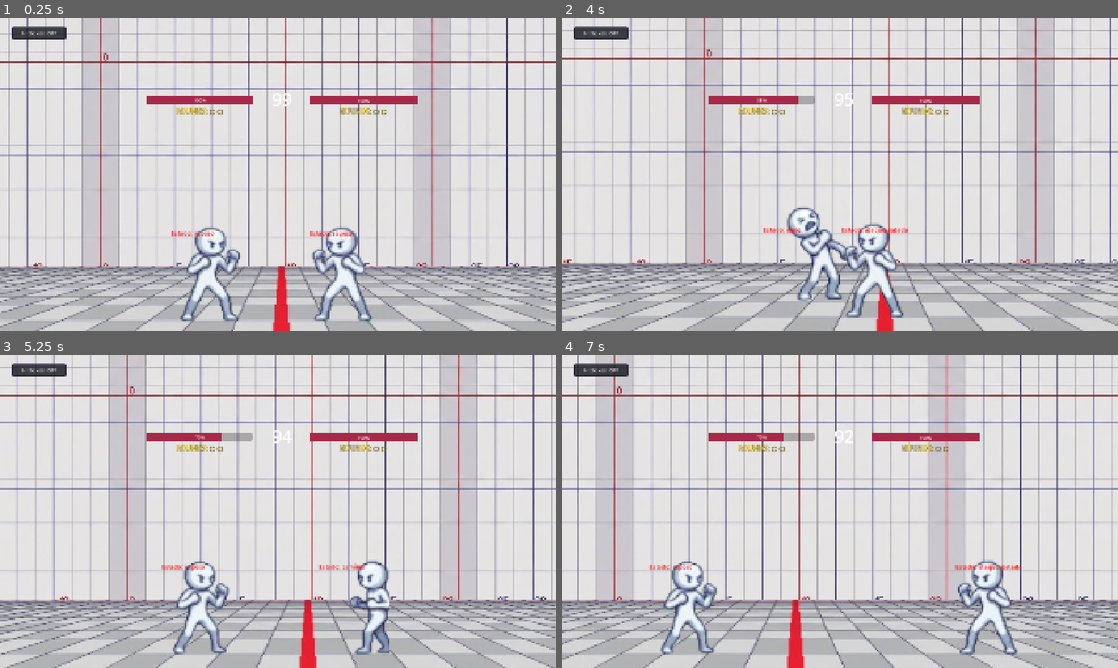
Above: before the commit, frames 1-4 (two rows, left to right).
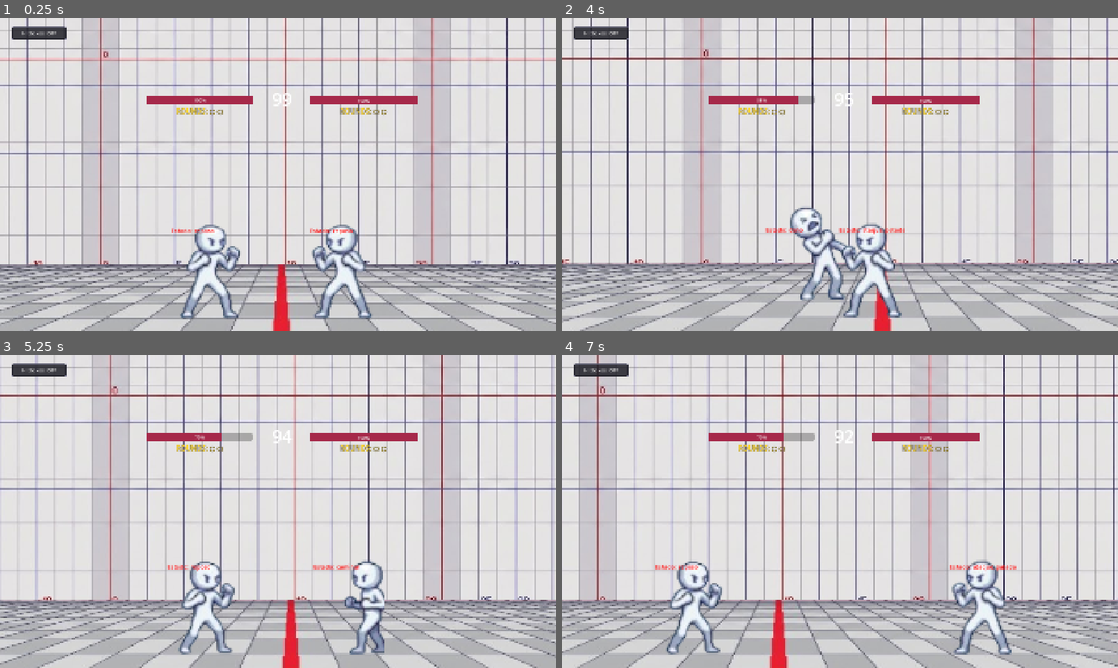
Above: after the commit, the same moments.

Repository: Sergio-Rojas27/GNDU
Game: Godot game, scene res://escenario_(prueba).tscn
Same seed, same stepped clock (60 frames per second), same inputs: the game is played once before the commit and once after it.
Inputs:
- Up to frame 1 (0.25 s): no input
- Up to frame 2 (4 s): tap Enter (ui_accept) at 0.5, 0.77, 1.52, 3.02, 3.77 s; hold Right (ui_right) 0.53-2.03 s; hold Left (ui_left) from 2.03 s (still down)
- Up to frame 3 (5.25 s): release Left (ui_left) at 4.28 s; hold Right (ui_right) from 4.28 s (still down); tap Enter (ui_accept) at 4.52 s
- Up to frame 4 (7 s): keep holding Right (ui_right); tap Enter (ui_accept) at 6.02, 6.77 s

The runs differ from the first frame. In frame 1, 17% of the frame differs, in the area x 0-100%, y 3-100%; in frame 2, 18%; in frame 3, 31%; in frame 4, 32%, in the area x 0-100%, y 0-100%.

Commit message:
Limites de camara, mejora de agarre y btn de reincio de combate

Diff:
--- a/nucleo3_combate/Camara.gd
+++ b/nucleo3_combate/Camara.gd
@@ -12,7 +12,13 @@
 func _ready() -> void:
 	make_current()
 
+func _physics_process(delta: float) -> void:
+	_actualizar_camara(delta)
+
 func _process(delta: float) -> void:
+	_actualizar_camara(delta)
+
+func _actualizar_camara(delta: float) -> void:
 	if not jugador_1 or not jugador_2:
 		return
 
--- a/nucleo3_combate/escenario_(prueba).gd
+++ b/nucleo3_combate/escenario_(prueba).gd
@@ -18,6 +18,7 @@
 @export var label_rounds_j1: Label
 @export var label_rounds_j2: Label
 @export var boton_hitboxes: Button
+@export var boton_reiniciar: Button
 
 const MAX_ROUNDS: int = 2
 
@@ -60,6 +61,10 @@
 	if boton_hitboxes:
 		boton_hitboxes.pressed.connect(_on_boton_hitboxes_pressed)
 		_actualizar_texto_boton_hitboxes()
+
+	if boton_reiniciar:
+		boton_reiniciar.visible = false
+		boton_reiniciar.pressed.connect(_on_boton_reiniciar_pressed)
 
 	_actualizar_labels_rounds()
 
@@ -161,6 +166,50 @@
 		reloj_combate.stop()
 	if texto_victoria:
 		texto_victoria.text = mensaje
+	if boton_reiniciar:
+		boton_reiniciar.visible = true
+
+func _on_boton_reiniciar_pressed() -> void:
+	reiniciar_combate_completo()
+
+func reiniciar_combate_completo() -> void:
+	combate_finalizado = false
+	round_terminado = false
+	round_actual = 1
+	rounds_j1 = 0
+	rounds_j2 = 0
+	tiempo_restante = 99
+
+	if boton_reiniciar:
+		boton_reiniciar.visible = false
+
+	if texto_tiempo:
+		texto_tiempo.text = str(tiempo_restante)
+
+	_actualizar_labels_rounds()
+
+	if jugador1 and jugador1.has_method("reiniciar_para_round"):
+		jugador1.reiniciar_para_round(pos_inicial_j1)
+	if jugador2 and jugador2.has_method("reiniciar_para_round"):
+		jugador2.reiniciar_para_round(pos_inicial_j2)
+
+	if barra_vida_j1 and jugador1:
+		barra_vida_j1.value = jugador1.current_hp
+	if barra_vida_j2 and jugador2:
+		barra_vida_j2.value = jugador2.current_hp
+
+	if texto_victoria:
+		texto_victoria.text = "¡ROUND 1!\n¡PELEEN!"
+
+	await get_tree().create_timer(1.2).timeout
+	if combate_finalizado:
+		return
+
+	if texto_victoria:
+		texto_victoria.text = ""
+
+	if reloj_combate:
+		reloj_combate.start()
 
 func _on_reloj_combate_timeout() -> void:
 	if round_terminado or combate_finalizado:
--- a/nucleo3_combate/escenario_(prueba).tscn
+++ b/nucleo3_combate/escenario_(prueba).tscn
@@ -27,10 +27,22 @@
 corner_radius_bottom_right = 6
 corner_radius_bottom_left = 6
 
+[sub_resource type="StyleBoxFlat" id="StyleBoxFlat_btn_reiniciar"]
+bg_color = Color(0.12, 0.15, 0.25, 0.95)
+border_width_left = 3
+border_width_top = 3
+border_width_right = 3
+border_width_bottom = 3
+border_color = Color(0.3, 0.7, 1, 1)
+corner_radius_top_left = 8
+corner_radius_top_right = 8
+corner_radius_bottom_right = 8
+corner_radius_bottom_left = 8
+
 [sub_resource type="RectangleShape2D" id="RectangleShape2D_g4v7s"]
 size = Vector2(2032, 33)
 
-[node name="Escenario (Prueba)" type="Node2D" unique_id=1323861093 node_paths=PackedStringArray("jugador1", "jugador2", "texto_tiempo", "reloj_combate", "barra_vida_j1", "barra_vida_j2", "texto_victoria", "label_rounds_j1", "label_rounds_j2", "boton_hitboxes")]
+[node name="Escenario (Prueba)" type="Node2D" unique_id=1323861093 node_paths=PackedStringArray("jugador1", "jugador2", "texto_tiempo", "reloj_combate", "barra_vida_j1", "barra_vida_j2", "texto_victoria", "label_rounds_j1", "label_rounds_j2", "boton_hitboxes", "boton_reiniciar")]
 position = Vector2(1, 0)
 script = ExtResource("1_wkpad")
 jugador1 = NodePath("Jugador")
@@ -43,6 +55,7 @@
 label_rounds_j1 = NodePath("CanvasLayer/Control/Rounds_P1")
 label_rounds_j2 = NodePath("CanvasLayer/Control/Rounds_P2")
 boton_hitboxes = NodePath("CanvasLayer/Control/Boton_Hitboxes")
+boton_reiniciar = NodePath("CanvasLayer/Control/Boton_Reiniciar")
 
 [node name="CanvasLayer" type="CanvasLayer" parent="." unique_id=1085862283]
 
@@ -127,6 +140,20 @@
 theme_override_colors/font_color = Color(0, 0, 0, 1)
 theme_override_font_sizes/font_size = 80
 horizontal_alignment = 1
+
+[node name="Boton_Reiniciar" type="Button" parent="CanvasLayer/Control" unique_id=987654321]
+visible = false
+layout_mode = 0
+offset_left = 770.0
+offset_top = 615.0
+offset_right = 1150.0
+offset_bottom = 680.0
+focus_mode = 0
+theme_override_colors/font_color = Color(1, 1, 1, 1)
+theme_override_colors/font_hover_color = Color(0.4, 0.85, 1, 1)
+theme_override_font_sizes/font_size = 22
+theme_override_styles/normal = SubResource("StyleBoxFlat_btn_reiniciar")
+text = "REINICIAR COMBATE"
 
 [node name="Fondo" type="Sprite2D" parent="." unique_id=767365593]
 position = Vector2(954.2501, 514.38245)
--- a/nucleo3_combate/jugador(porsia).gd
+++ b/nucleo3_combate/jugador(porsia).gd
@@ -95,6 +95,10 @@
 			if hitbox_baja_collision: hitbox_baja_collision.disabled = false
 
 func _actualizar_hurtbox() -> void:
+	if estado_actual in ["derrota", "en_suelo"]:
+		if hurtbox_estandar_collision: hurtbox_estandar_collision.disabled = true
+		if hurtbox_baja_collision: hurtbox_baja_collision.disabled = true
+		return
 	var esta_agachado = estado_actual in ["agachado", "bloqueo_bajo", "ataque_punio_abajo", "ataque_patada_abajo"]
 	if hurtbox_estandar_collision:
 		hurtbox_estandar_collision.disabled = esta_agachado
@@ -132,7 +136,7 @@
 	else:
 		mirando_derecha = (player_id == 1)
 
-	if estado_actual not in ["dano", "derrota", "agarrado", "lanzado"]:
+	if estado_actual not in ["dano", "derrota", "agarrado", "lanzado", "caida_rebote", "en_suelo"]:
 		sprite.flip_h = not mirando_derecha
 		var dir_x = 1.0 if mirando_derecha else -1.0
 		if hitbox_alta: hitbox_alta.scale.x = dir_x
@@ -142,10 +146,12 @@
 	if estado_actual == "agarrado":
 		return
 
-	if estado_actual in ["dano", "derrota", "lanzado"]:
+	if estado_actual in ["dano", "derrota", "lanzado", "caida_rebote", "en_suelo"]:
 		var estaba_en_aire = not is_on_floor()
 		if not is_on_floor():
 			velocity += get_gravity() * delta
+		else:
+			velocity.x = move_toward(velocity.x, 0, 600.0 * delta)
 
 		# Pushbox Suave pasiva
 		if rival:
@@ -153,30 +159,31 @@
 			if abs(dist_x) < 40 and global_position.y < rival.global_position.y - 10:
 				velocity.x += (150.0 if dist_x > 0 else -150.0)
 
-		# --- LÍMITE DE PANTALLA TIPO MORTAL KOMBAT ---
-		if rival and estado_actual not in ["dano", "derrota", "agarrado", "lanzado"]:
-			var distancia_al_rival = abs(global_position.x - rival.global_position.x)
-
-			# Ajusta este número: es el ancho máximo que la cámara les permite separarse.
-			# Con un zoom de 1.3, el valor ideal ronda los 1200 o 1300 píxeles.
-			var distancia_maxima = 1300.0
-
-			if distancia_al_rival >= distancia_maxima:
-				var estoy_a_la_izquierda = global_position.x < rival.global_position.x
-
-				# Si estoy a la izquierda e intento caminar más a la izquierda, me freno
-				if estoy_a_la_izquierda and velocity.x < 0:
-					velocity.x = 0
-				# Si estoy a la derecha e intento caminar más a la derecha, me freno
-				elif not estoy_a_la_izquierda and velocity.x > 0:
-					velocity.x = 0
-
 		move_and_slide()
-
-		if estado_actual == "lanzado" and estaba_en_aire and is_on_floor():
-			velocity.y = -500
-			velocity.x *= 0.5
-			estado_actual = "dano"
+		_aplicar_limites_camara()
+
+		# Impacto contra el suelo al ser lanzado
+		if estado_actual == "lanzado" and is_on_floor():
+			if current_hp <= 0:
+				estado_actual = "derrota"
+				velocity = Vector2.ZERO
+				actualizar_animacion("Tumbar")
+			else:
+				velocity.y = -350.0
+				velocity.x *= 0.4
+				estado_actual = "caida_rebote"
+			return
+
+		# Impacto tras el rebote: se frena y comienza a levantarse
+		if estado_actual == "caida_rebote" and is_on_floor() and velocity.y >= 0:
+			if current_hp <= 0:
+				estado_actual = "derrota"
+				velocity = Vector2.ZERO
+				actualizar_animacion("Tumbar")
+			else:
+				_iniciar_levantarse_del_suelo()
+			return
+
 		return
 
 	# 3. LÓGICA DE AGARRE (Atacante)
@@ -217,12 +224,14 @@
 				rival_agarrado = null
 
 		move_and_slide()
+		_aplicar_limites_camara()
 		return
 
 	if estado_actual.begins_with("ataque_") or estado_actual == "intentar_agarre":
 		if is_on_floor():
 			velocity.x = 0
 			move_and_slide()
+			_aplicar_limites_camara()
 			return
 
 	# 4. MÁQUINA DE ESTADOS PRINCIPAL
@@ -356,6 +365,8 @@
 					var empuje_dir = sign(global_position.x - rival.global_position.x)
 					if empuje_dir == 0: empuje_dir = 1
 					global_position.x += empuje_dir * 10
+
+	_aplicar_limites_camara()
 
 
 # --- ANIMACIONES Y FOTOGRAMAS ---
@@ -434,7 +445,7 @@
 			rival_atacado.recibir_ataque(fuerza_golpe, direccion_empuje, player_id, altura_ataque, es_agarre)
 
 func recibir_ataque(cantidad: int, direccion_empuje: int, atacante_id: int, altura: String, es_agarre: bool) -> void:
-	if estado_actual in ["derrota", "lanzado"]:
+	if estado_actual in ["derrota", "lanzado", "caida_rebote", "en_suelo"]:
 		return
 
 	if es_agarre:
@@ -490,6 +501,70 @@
 	if current_hp <= 0:
 		estado_actual = "derrota"
 		imprimir_evento_combate("KO", rival.player_id if rival else 0, player_id, 0)
+	else:
+		_seguridad_levantarse()
+
+func _seguridad_levantarse() -> void:
+	await get_tree().create_timer(1.8).timeout
+	if estado_actual in ["lanzado", "caida_rebote"]:
+		if current_hp > 0:
+			_iniciar_levantarse_del_suelo()
+
+func _iniciar_levantarse_del_suelo() -> void:
+	estado_actual = "en_suelo"
+	velocity = Vector2.ZERO
+	desactivar_todas_hitboxes()
+	actualizar_animacion("Tumbar")
+
+	await get_tree().create_timer(0.5).timeout
+	if estado_actual != "en_suelo":
+		return
+
+	estado_actual = "agachado" if input_nucleo2["move_y"] == -1 else "reposo"
+	actualizar_animacion("Agachado" if input_nucleo2["move_y"] == -1 else "Reposo")
+
+func _aplicar_limites_camara() -> void:
+	var cam = get_viewport().get_camera_2d()
+	var tam_vp = get_viewport_rect().size
+	var zoom_cam = cam.zoom.x if cam else 1.3
+	var mitad_ancho_cam = (tam_vp.x / 2.0) / zoom_cam
+	var margen = 80.0
+
+	# 1. Muro invisible cuando los rivales van en direcciones opuestas
+	if rival:
+		var distancia_maxima = (mitad_ancho_cam - margen) * 2.0
+		var delta_x = global_position.x - rival.global_position.x
+		if abs(delta_x) > distancia_maxima:
+			var dir_desde_rival = 1.0 if delta_x > 0 else -1.0
+			global_position.x = rival.global_position.x + dir_desde_rival * distancia_maxima
+			if (dir_desde_rival > 0 and velocity.x > 0) or (dir_desde_rival < 0 and velocity.x < 0):
+				velocity.x = 0
+		elif abs(delta_x) >= distancia_maxima - 1.0:
+			if (delta_x > 0 and velocity.x > 0) or (delta_x < 0 and velocity.x < 0):
+				velocity.x = 0
+
+	# 2. Muro invisible para los bordes del visor de la cámara
+	var cam_x = cam.global_position.x if cam else 960.0
+	if rival:
+		var centro_estimado = (global_position.x + rival.global_position.x) / 2.0
+		var cam_tope_izq = 0.0 + mitad_ancho_cam
+		var cam_tope_der = 1920.0 - mitad_ancho_cam
+		cam_x = clamp(centro_estimado, cam_tope_izq, cam_tope_der)
+
+	var limite_izq = cam_x - mitad_ancho_cam + margen
+	var limite_der = cam_x + mitad_ancho_cam - margen
+
+	limite_izq = max(limite_izq, 0.0 + margen)
+	limite_der = min(limite_der, 1920.0 - margen)
+
+	if global_position.x < limite_izq:
+		global_position.x = limite_izq
+		if velocity.x < 0:
+			velocity.x = 0
+	elif global_position.x > limite_der:
+		global_position.x = limite_der
+		if velocity.x > 0:
+			velocity.x = 0
 
 func liberar_agarre() -> void:
 	estado_actual = "reposo"
